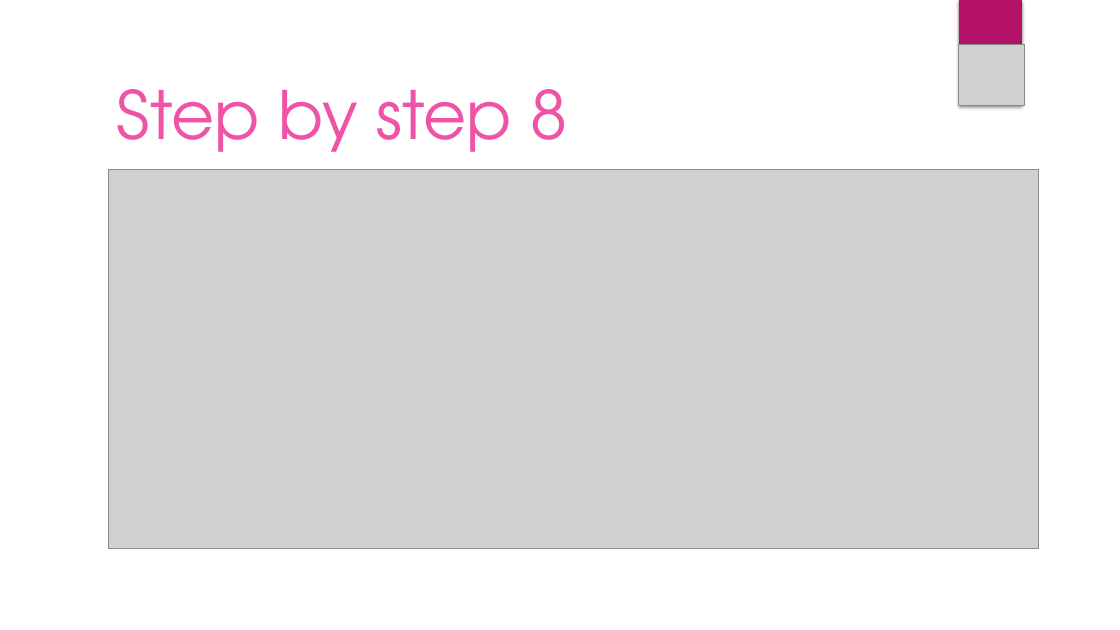
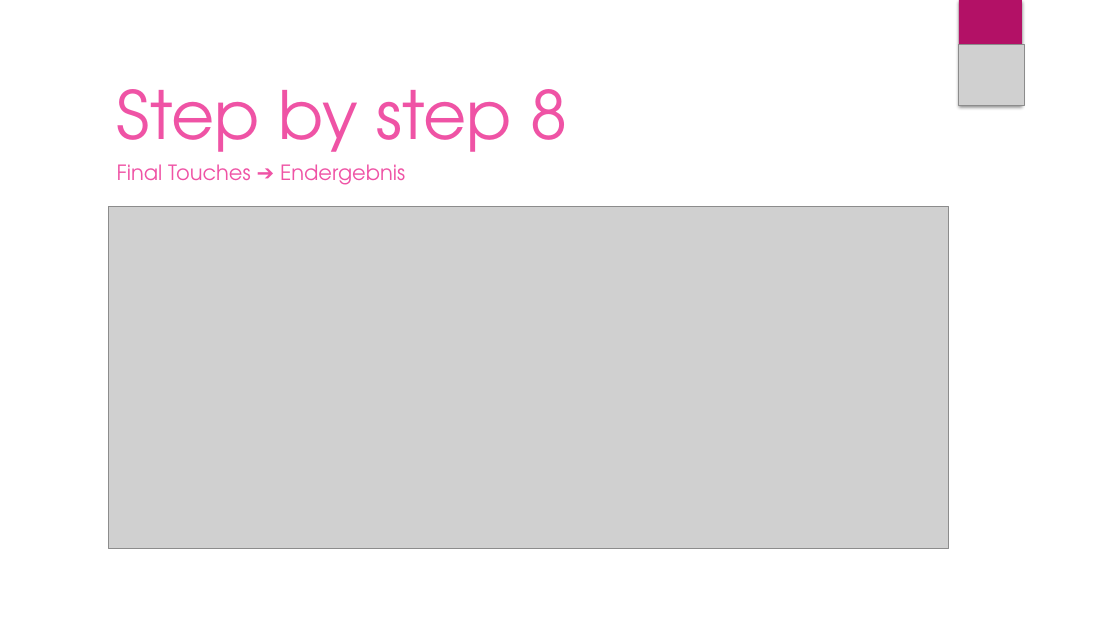
Before and after one commit to Tom-Necke/Dream-Team, a slide deck: slide 14 of Shorty by DreamTeam.pptx. Drawn at 1120x630 pixels with LibreOffice and Linux fonts; fonts in the diff are those of the drawing; grey boxes stand for pictures; background and template pictures are left out. Boxes give left, top, right and bottom in pixels: in the first picture for what was removed or moved away, otherwise in the second. Text is boxed around its words. In the diff, an @@ line names an element or a change of style, - is before the commit and + after.

```diff
--- a/Shorty by DreamTeam.pptx
+++ b/Shorty by DreamTeam.pptx
@@ text added at (x1=117, y1=164, x2=405, y2=185), 18 pt, text #EF53A5 @@
+Final Touches ➔ Endergebnis
@@ picture resized from (x1=108, y1=170, x2=1038, y2=549) to (x1=108, y1=207, x2=949, y2=549) @@
```
Also in this commit, not shown: 8 other slides changed, 1 slide added, 1 slide removed, 2 other files.
